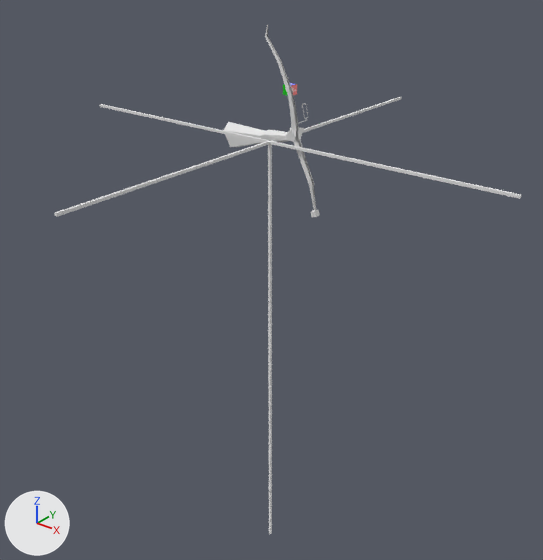
The Blender file objsrc/spellhand.blend as it was, and as the next commit left it.
Both versions are drawn from a 50 mm lens placed at (11.21, -14.72, 3.81), pointed at (0.03, -0.75, -4.85). Arrows for +X, +Y and +Z are at lower left; the lights stay in place.

In view in the first picture: 'CubeX', 'CubeY', 'bowarm'.
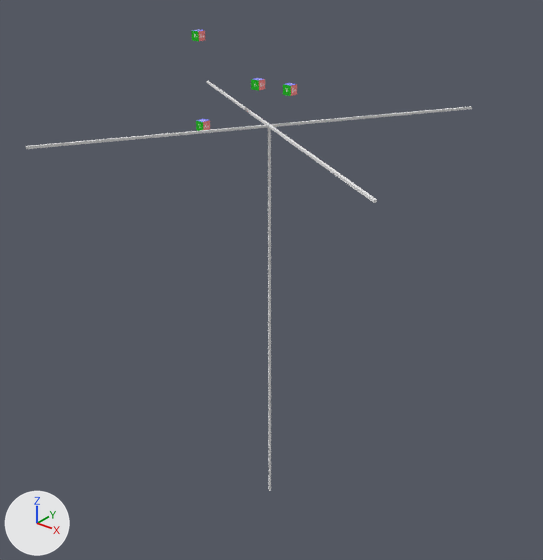
ob_xx_move_camera_rig is not drawn itself; it is the parent of ob_cubez, ob_cubey, ob_cubex.

What differs and where, as boxes (x1, y1, x2, y2) in the pictures (543 x 560 px):
'CubeY', moved, turned
    before: (55, 97, 402, 217)
    after: (26, 106, 472, 149)
'CubeX', moved, turned
    before: (99, 104, 521, 199)
    after: (207, 81, 377, 203)
'bowarm', deleted
    before: (224, 25, 320, 217)
    faces in mat_material1 (white #e7e7e7): (224, 25, 320, 217)
'CubeZ', moved, turned
    before: (268, 144, 272, 534)
    after: (268, 127, 271, 491)
'Cube.001', added
    after: (251, 78, 265, 91)
'Cube.003', added
    after: (196, 119, 210, 131)
'Cube.002', added
    after: (191, 29, 205, 41)

Diff of the bpy script that builds the scene:
```diff
--- a/objsrc/spellhand.blend.py
+++ b/objsrc/spellhand.blend.py
@@ ob_bowarm @@
-ob_bowarm = bpy.data.objects.new('bowarm', me_combined_polyset)
-ob_bowarm.location = (-1.26, -0.55, -3.17)
-ob_bowarm.rotation_euler = (0.244, 0.0559, 4.712)  # degrees (14, 3.2, 270)
@@ ob_xx_move_camera_rig @@
 ob_xx_move_camera_rig = bpy.data.objects.new('xx move camera rig', None)
-ob_xx_move_camera_rig.location = (0.5, -1.4, -6.92)
+ob_xx_move_camera_rig.location = (-0.788, 0.182, -7.057)
+ob_xx_move_camera_rig.rotation_euler = (0.0, 0.0, 2.588)  # degrees (0, 0, 148)
@@ ob_cube_003 @@
+ob_cube_003 = bpy.data.objects.new('Cube.003', me_cube_003.copy())  # the mesh of ob_cube
+ob_cube_003.location = (-2.0, -1.0, -1.0)
+ob_cube_003.scale = (0.125, 0.125, 0.125)
@@ ob_cube_002 @@
+ob_cube_002 = bpy.data.objects.new('Cube.002', me_cube_003.copy())  # the mesh of ob_cube
+ob_cube_002.location = (-3.0, 0.0, 1.0)
+ob_cube_002.scale = (0.125, 0.125, 0.125)
@@ ob_cube_001 @@
+ob_cube_001 = bpy.data.objects.new('Cube.001', me_cube_003.copy())  # the mesh of ob_cube
+ob_cube_001.location = (-1.0, 0.0, 0.0)
+ob_cube_001.scale = (0.125, 0.125, 0.125)
```
